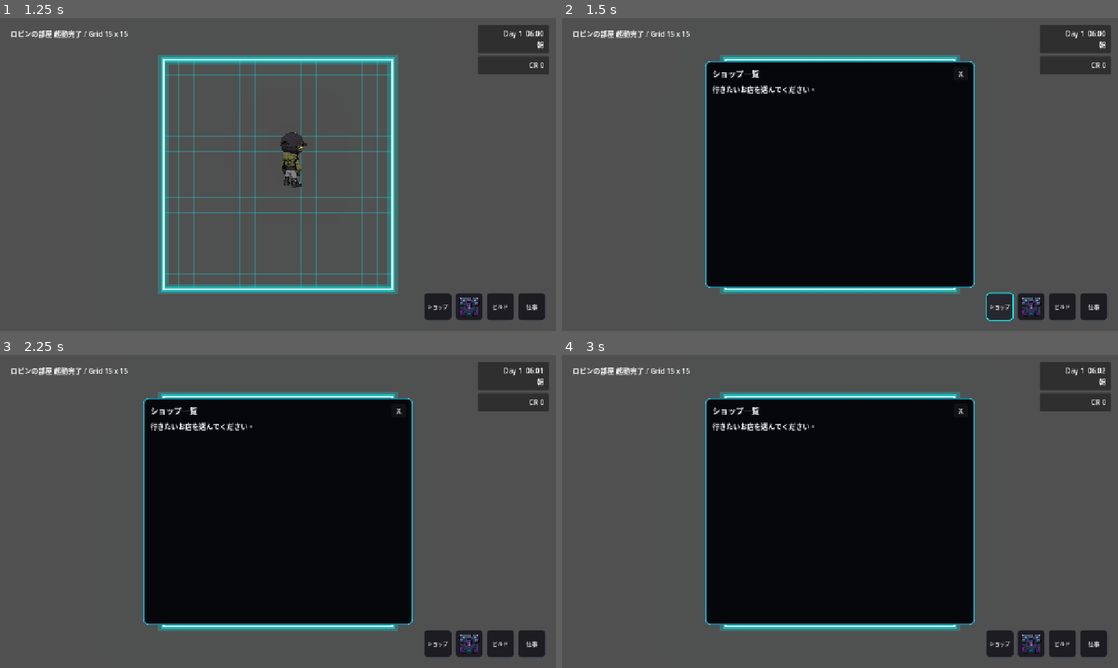
Above: before the commit, frames 1-4 (two rows, left to right).
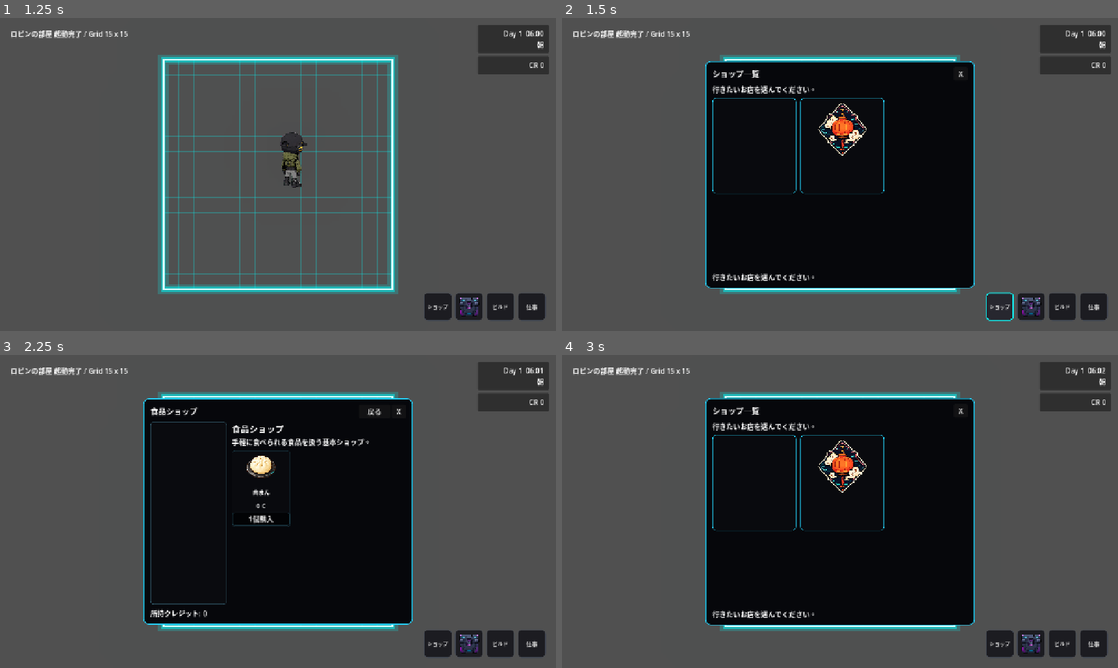
Above: after the commit, the same moments.

Repository: grimoire1089-coder/optimistic
Game: Godot game, scene res://Scenes/Boot/TitleScene.tscn
Same seed, same stepped clock (60 frames per second), same inputs: the game is played once before the commit and once after it. Sound files missing from this copy of the repository are replaced by a short silence.
Inputs (mouse positions are in pixels of both pictures, inside the frame that each line leads up to):
- Up to frame 1 (1.25 s): click "はじめる" at 0.5 s
- Up to frame 2 (1.5 s): click "ショップ" at 1.25 s
- Up to frame 3 (2.25 s): click (194, 483) at 2.02 s
- Up to frame 4 (3 s): click (934, 411) at 2.75 s, where only the run after the commit has a clickable "戻る"

Frame 1 is identical in both runs. In frame 2, 1.6% of the frame differs, in the area x 25-75%, y 25-87%; in frame 3, 2.3%, in the area x 25-75%, y 13-87%; in frame 4, 1.6%.
Error before the commit: Trying to assign value of type 'GridContainer' to a variable of type 'VBoxContainer'. (res://Scripts/UI/Shop/ShopMenu.gd:13)

Commit message:
Show shop selection as sticker cards

Diff:
--- a/Scripts/UI/Shop/ShopMenu.gd
+++ b/Scripts/UI/Shop/ShopMenu.gd
@@ -10,7 +10,7 @@
 @onready var close_button: Button = $MarginContainer/Rows/Header/CloseButton
 @onready var shop_list_view: VBoxContainer = $MarginContainer/Rows/ShopListView
 @onready var guide_label: Label = $MarginContainer/Rows/ShopListView/GuideLabel
-@onready var shop_list: VBoxContainer = $MarginContainer/Rows/ShopListView/ShopListScroll/ShopList
+@onready var shop_list: GridContainer = $MarginContainer/Rows/ShopListView/ShopListScroll/ShopList
 @onready var shop_detail_view: BoxContainer = $MarginContainer/Rows/ShopDetailView
 @onready var portrait_rect: TextureRect = $MarginContainer/Rows/ShopDetailView/OwnerFrame/Portrait
 @onready var shop_name_label: Label = $MarginContainer/Rows/ShopDetailView/ShopContent/ShopInfo/ShopNameLabel
@@ -133,14 +133,80 @@
 
 func _create_shop_button(shop: ShopData, index: int) -> Button:
 	var button := Button.new()
-	button.custom_minimum_size = Vector2(0, 72)
+	button.custom_minimum_size = Vector2(164, 220)
 	button.size_flags_horizontal = Control.SIZE_EXPAND_FILL
 	button.mouse_default_cursor_shape = Control.CURSOR_POINTING_HAND
 	button.focus_mode = Control.FOCUS_NONE
 	button.clip_text = true
-	button.text = "%s\n%s" % [shop.display_name, shop.description]
+	button.text = ""
+	button.tooltip_text = shop.description
+	button.add_theme_stylebox_override("normal", _create_shop_card_style())
+	button.add_theme_stylebox_override("hover", _create_shop_card_style())
+	button.add_theme_stylebox_override("pressed", _create_shop_card_style())
+	button.add_theme_stylebox_override("focus", _create_shop_card_style())
 	button.pressed.connect(Callable(self, "_on_shop_selected").bind(index))
+
+	var card := VBoxContainer.new()
+	card.set_anchors_preset(Control.PRESET_FULL_RECT)
+	card.offset_left = 10.0
+	card.offset_top = 10.0
+	card.offset_right = -10.0
+	card.offset_bottom = -10.0
+	card.mouse_filter = Control.MOUSE_FILTER_IGNORE
+	card.add_theme_constant_override("separation", 7)
+	button.add_child(card)
+
+	var sticker_rect := TextureRect.new()
+	sticker_rect.custom_minimum_size = Vector2(124, 124)
+	sticker_rect.size_flags_horizontal = Control.SIZE_EXPAND_FILL
+	sticker_rect.expand_mode = TextureRect.EXPAND_IGNORE_SIZE
+	sticker_rect.stretch_mode = TextureRect.STRETCH_KEEP_ASPECT_CENTERED
+	sticker_rect.mouse_filter = Control.MOUSE_FILTER_IGNORE
+	sticker_rect.texture = _get_shop_card_texture(shop)
+	card.add_child(sticker_rect)
+
+	var name_label := Label.new()
+	name_label.text = shop.display_name
+	name_label.horizontal_alignment = HORIZONTAL_ALIGNMENT_CENTER
+	name_label.autowrap_mode = TextServer.AUTOWRAP_WORD_SMART
+	name_label.clip_text = true
+	name_label.mouse_filter = Control.MOUSE_FILTER_IGNORE
+	name_label.add_theme_font_size_override("font_size", 16)
+	card.add_child(name_label)
+
+	var description_label_card := Label.new()
+	description_label_card.text = shop.description
+	description_label_card.horizontal_alignment = HORIZONTAL_ALIGNMENT_CENTER
+	description_label_card.autowrap_mode = TextServer.AUTOWRAP_WORD_SMART
+	description_label_card.clip_text = true
+	description_label_card.mouse_filter = Control.MOUSE_FILTER_IGNORE
+	description_label_card.add_theme_font_size_override("font_size", 10)
+	card.add_child(description_label_card)
+
 	return button
+
+
+func _get_shop_card_texture(shop: ShopData) -> Texture2D:
+	if shop == null:
+		return null
+	if shop.sticker != null:
+		return shop.sticker
+	return shop.portrait
+
+
+func _create_shop_card_style() -> StyleBoxFlat:
+	var style := StyleBoxFlat.new()
+	style.bg_color = Color(0.035, 0.04, 0.055, 1.0)
+	style.border_color = Color(0.14, 0.8, 0.95, 1.0)
+	style.border_width_left = 1
+	style.border_width_top = 1
+	style.border_width_right = 1
+	style.border_width_bottom = 1
+	style.corner_radius_top_left = 8
+	style.corner_radius_top_right = 8
+	style.corner_radius_bottom_left = 8
+	style.corner_radius_bottom_right = 8
+	return style
 
 
 func _show_shop_detail(shop_index: int) -> void:
